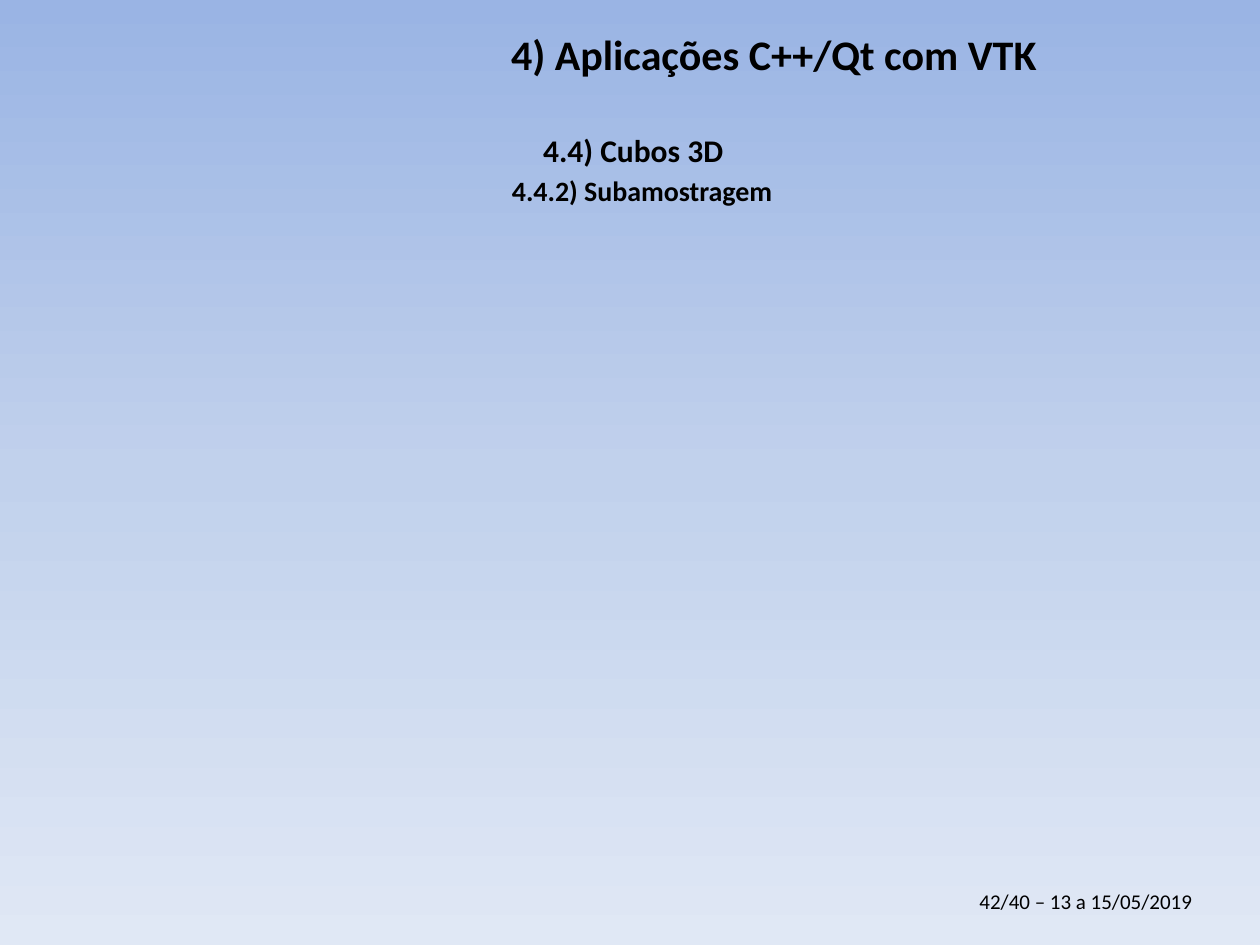
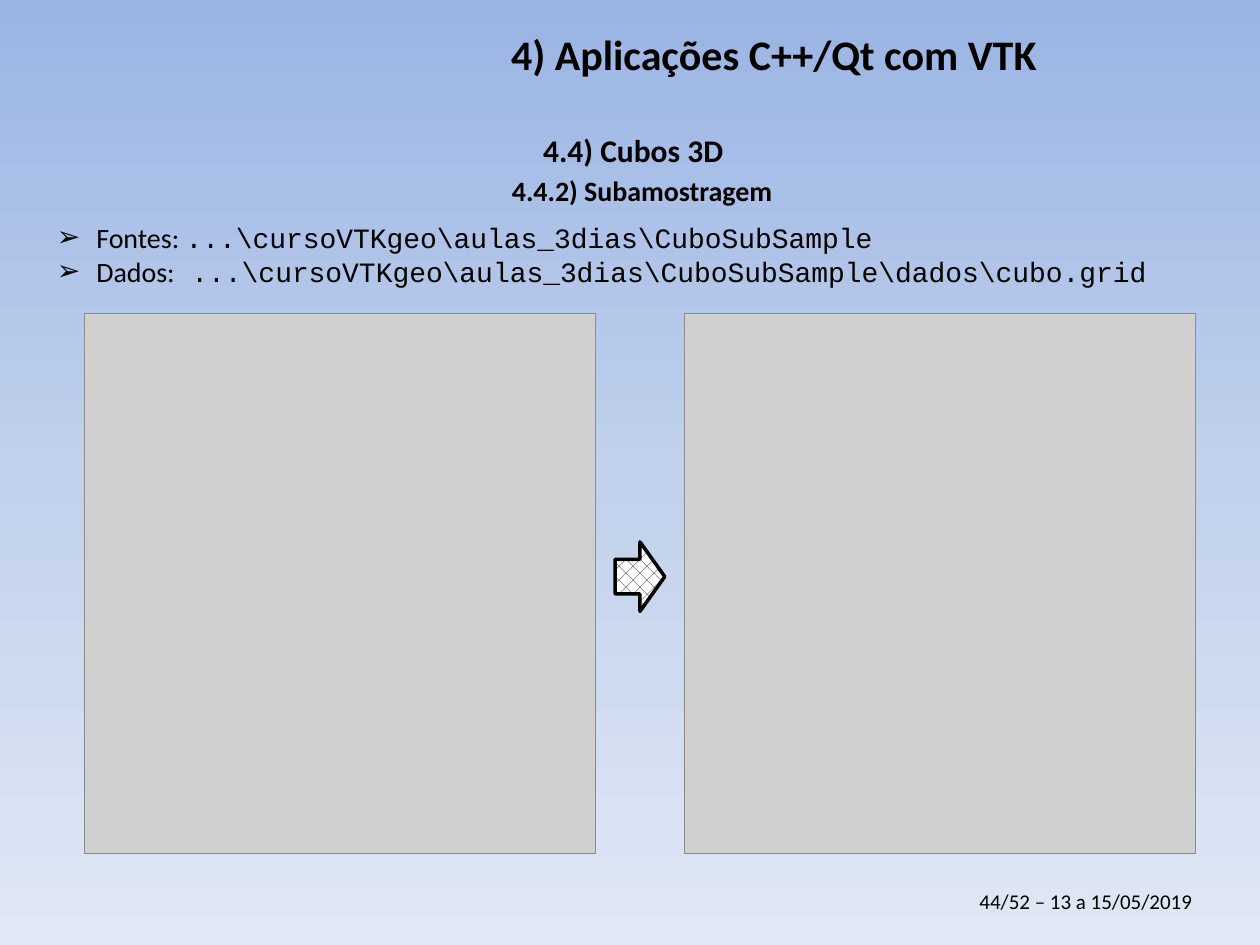
Before and after one commit to PauloCarvalhoRJ/cursoVTKgeo, a slide deck: slide 44 of aulas_3dias/slides_3dias.pptx (slide 42 before the commit). Drawn at 1260x945 pixels with LibreOffice and Linux fonts; fonts in the diff are those of the drawing; grey boxes stand for pictures; background and template pictures are left out. Boxes give left, top, right and bottom in pixels: in the first picture for what was removed or moved away, otherwise in the second. Text is boxed around its words. In the diff, an @@ line names an element or a change of style, - is before the commit and + after.

```diff
--- a/aulas_3dias/slides_3dias.pptx
+++ b/aulas_3dias/slides_3dias.pptx
@@ text added at [96,228,1146,288], 16 pt, text #000000 @@
+➢ Fontes: ...\cursoVTKgeo\aulas_3dias\CuboSubSample
+➢ Dados: ...\cursoVTKgeo\aulas_3dias\CuboSubSample\dados\cubo.grid
@@ picture added at [84,314,595,853] @@
@@ picture added at [684,314,1194,853] @@
@@ right arrow added at [615,542,664,611], fill pattern #000000 on #FFFFFF, outline #000000 2 pt @@
@@ text at [979,894,1192,910]: text changed @@
-42/40 – 13 a 15/05/2019
+44/52 – 13 a 15/05/2019
```
Also in this commit, not shown: 5 other slides changed, 2 slides added.
